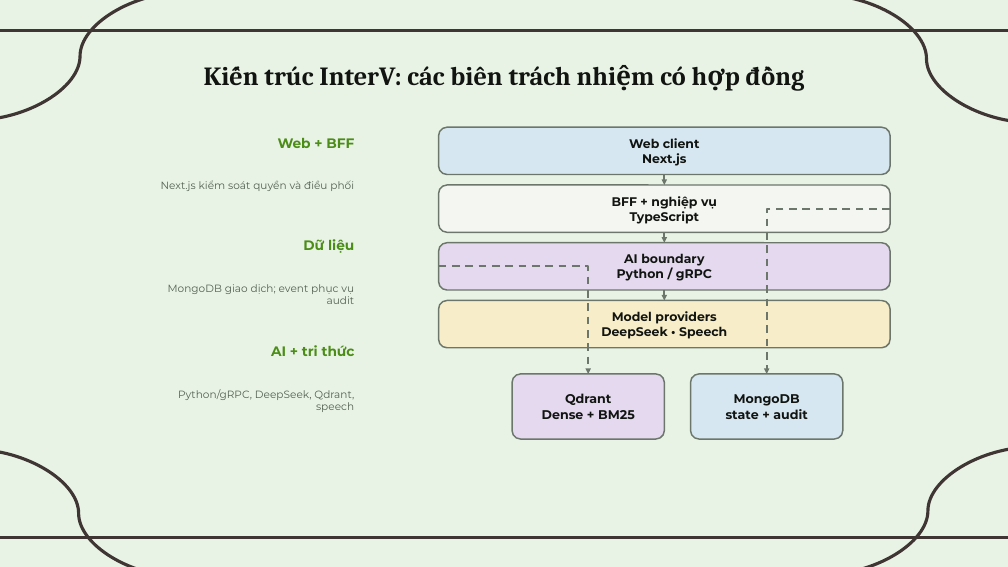
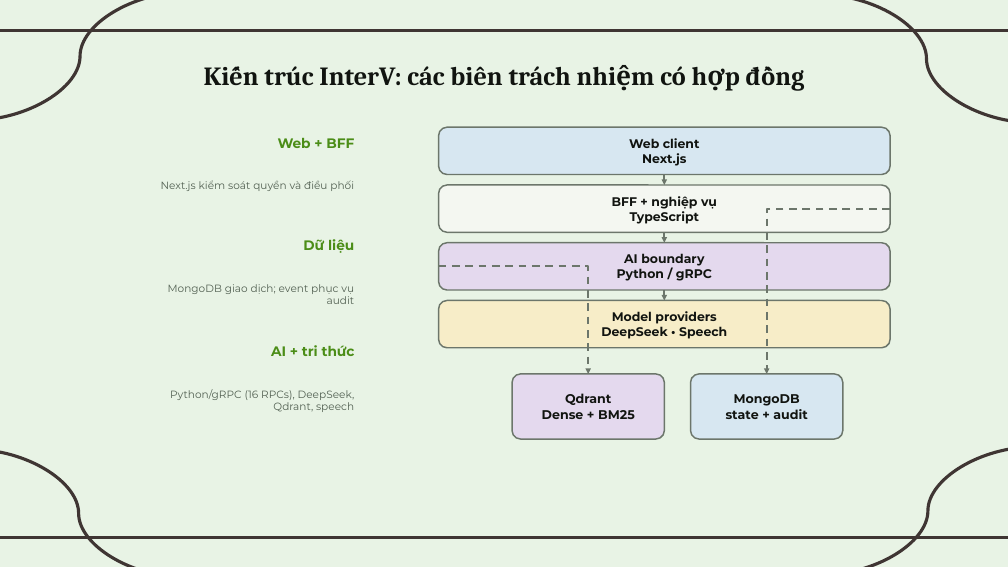
Before and after one commit to leemjnnkdzuy/InterV, a slide deck: slide 9 of Review/KLTN_InterV_LeMinhDuy_v18.pptx. Drawn at 1008x567 pixels with LibreOffice and Linux fonts; fonts in the diff are those of the drawing. Boxes give left, top, right and bottom in pixels: in the first picture for what was removed or moved away, otherwise in the second. Text is boxed around its words. In the diff, an @@ line names an element or a change of style, - is before the commit and + after.

```diff
--- a/Review/KLTN_InterV_LeMinhDuy_v18.pptx
+++ b/Review/KLTN_InterV_LeMinhDuy_v18.pptx
@@ subtitle at (x1=170, y1=389, x2=355, y2=412): text changed @@
-Python/gRPC, DeepSeek, Qdrant, speech
+Python/gRPC (16 RPCs), DeepSeek, Qdrant, speech
```
Also in this commit, not shown: 3 other slides changed, 36 other files.
